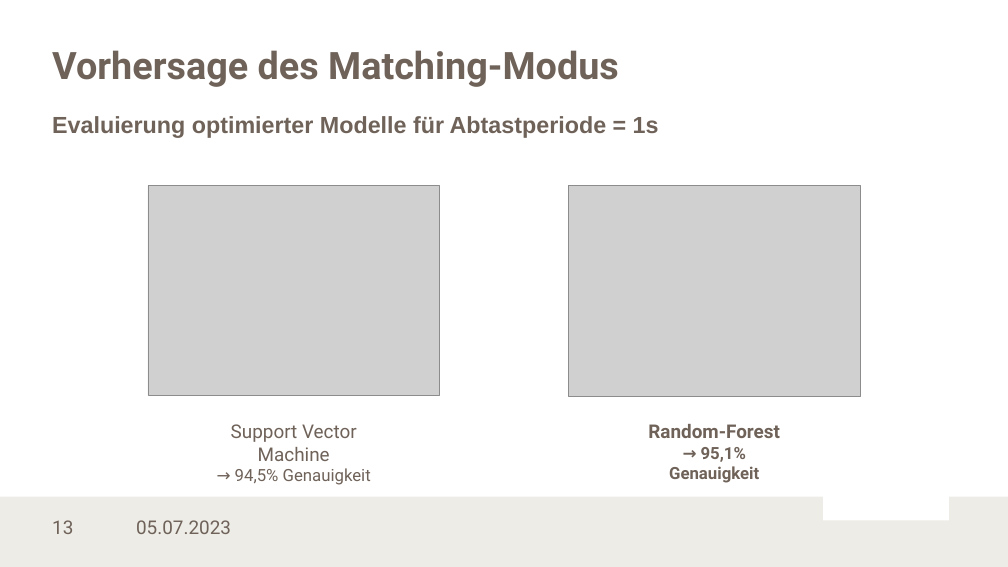
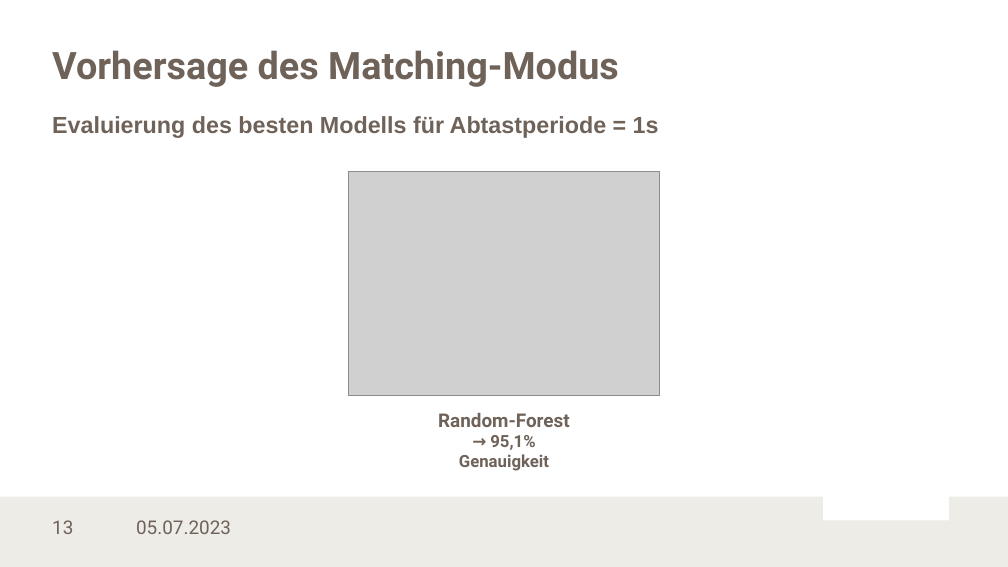
Before and after one commit to LennartKoepper/Bachelor-Thesis, a slide deck: slide 13 of Seminar/Bachelorseminar_02-07-2023.pptx. Drawn at 1008x567 pixels with LibreOffice and Linux fonts; fonts in the diff are those of the drawing; grey boxes stand for pictures; background and template pictures are left out. Boxes give left, top, right and bottom in pixels: in the first picture for what was removed or moved away, otherwise in the second. Text is boxed around its words. In the diff, an @@ line names an element or a change of style, - is before the commit and + after.

```diff
--- a/Seminar/Bachelorseminar_02-07-2023.pptx
+++ b/Seminar/Bachelorseminar_02-07-2023.pptx
@@ text at box(52, 116, 659, 138): text changed @@
-Evaluierung optimierter Modelle für Abtastperiode = 1s
+Evaluierung des besten Modells für Abtastperiode = 1s
@@ picture: place and size @@
-picture at box(569, 186, 861, 396)
+picture at box(349, 171, 660, 395)
@@ picture removed at box(148, 186, 440, 396) @@
@@ text "Random-Forest": place and size @@
-text "Random-Forest" at box(648, 424, 780, 483)
+text "Random-Forest" at box(438, 413, 570, 471)
@@ text removed at box(231, 424, 371, 485) @@
-Support Vector Machine
-→ 94,5% Genauigkeit
```
Also in this commit, not shown: 10 other slides changed.
